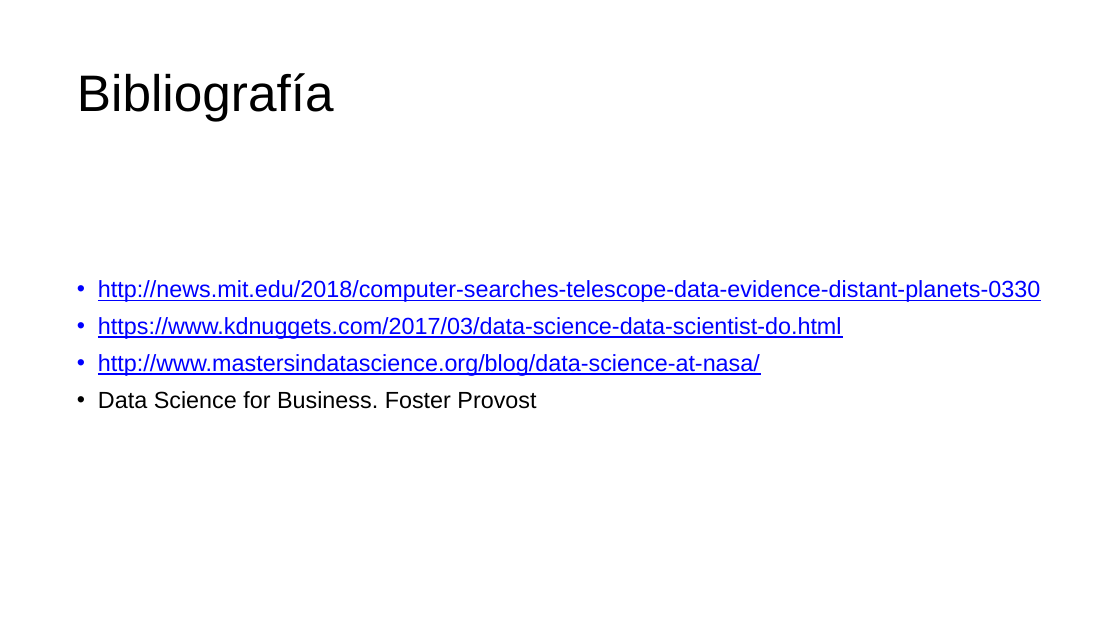
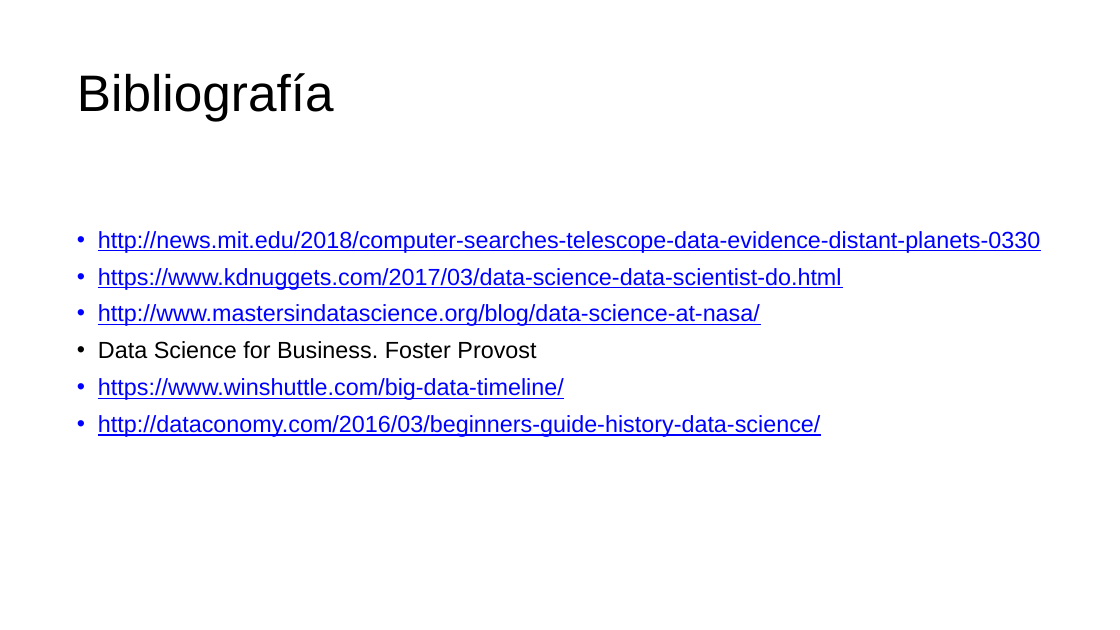
Before and after one commit to G94/CodeHunters_IntroduccionDS_01, a slide deck: slide 22 of Introducción al Análisis de Datos - 01.pptx (slide 20 before the commit). Drawn at 1120x630 pixels with LibreOffice and Linux fonts; fonts in the diff are those of the drawing. Boxes give left, top, right and bottom in pixels: in the first picture for what was removed or moved away, otherwise in the second. Text is boxed around its words. In the diff, an @@ line names an element or a change of style, - is before the commit and + after.

```diff
--- a/Introducción al Análisis de Datos - 01.pptx
+++ b/Introducción al Análisis de Datos - 01.pptx
@@ subtitle at [98, 378, 820, 437]: paragraphs added @@
+• https://www.winshuttle.com/big-data-timeline/
+• http://dataconomy.com/2016/03/beginners-guide-history-data-science/
```
Also in this commit, not shown: 5 other slides changed, 3 slides added, 1 slide removed, 7 other files.
